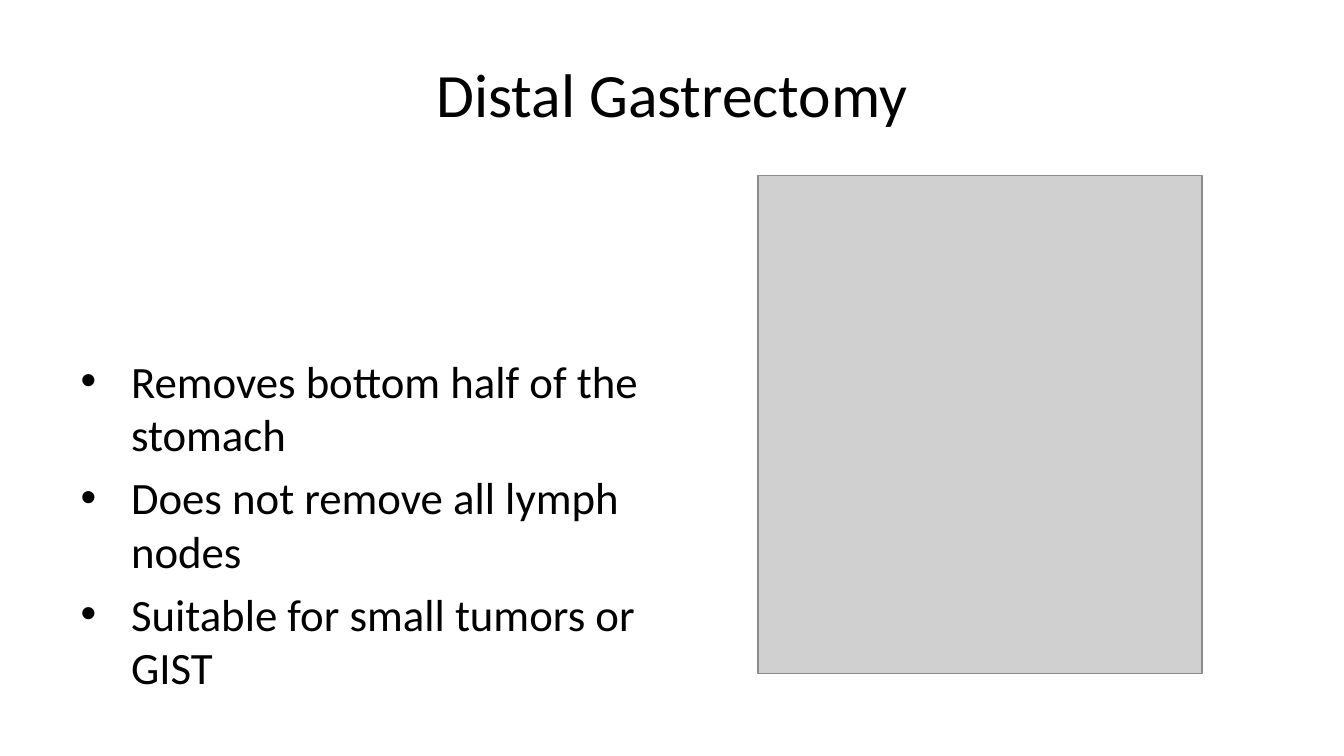
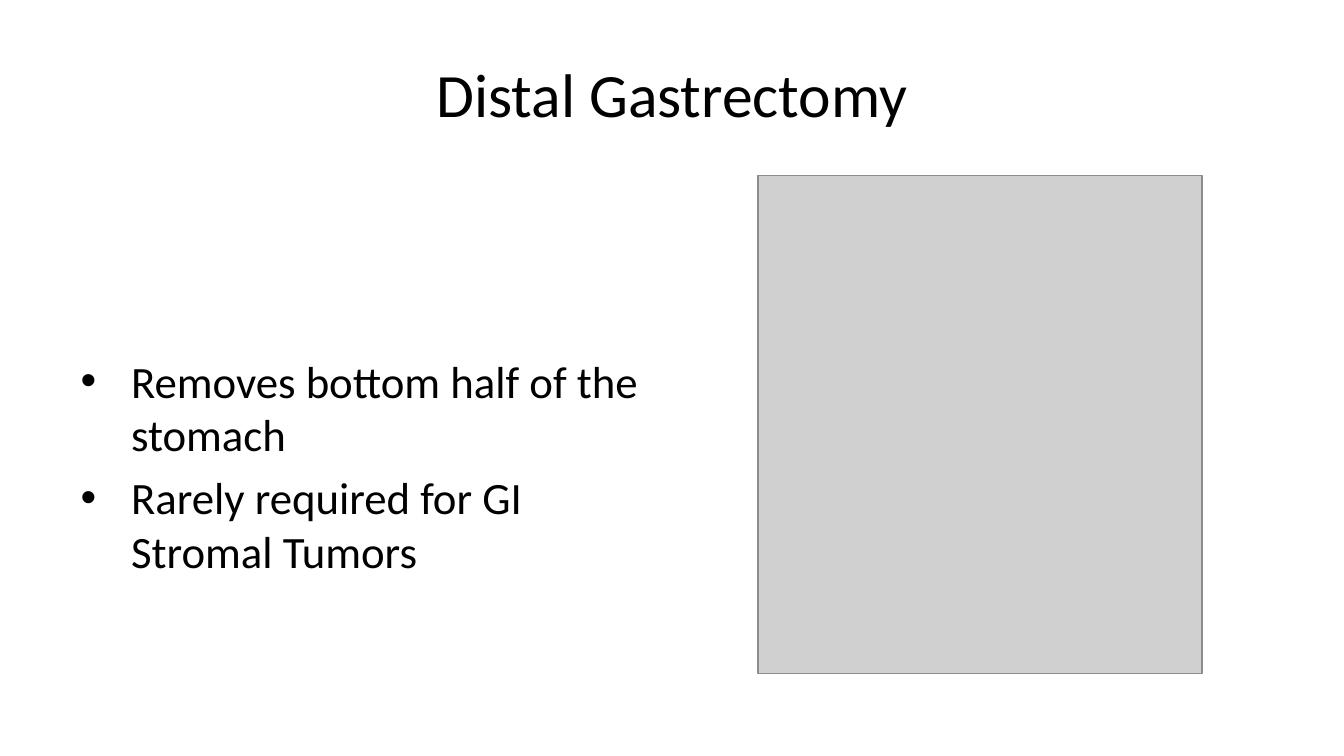
Before and after one commit to jcsalo/patient_education, a slide deck: slide 8 of lci_gist.pptx (slide 7 before the commit). Drawn at 1344x756 pixels with LibreOffice and Linux fonts; fonts in the diff are those of the drawing; grey boxes stand for pictures. Boxes give left, top, right and bottom in pixels: in the first picture for what was removed or moved away, otherwise in the second. Text is boxed around its words. In the diff, an @@ line names an element or a change of style, - is before the commit and + after.

```diff
--- a/lci_gist.pptx
+++ b/lci_gist.pptx
@@ text at (x1=131, y1=483, x2=522, y2=569): text changed @@
-• Does not remove all lymph nodes
-• Suitable for small tumors or GIST
+• Rarely required for GI Stromal Tumors
```
Also in this commit, not shown: 5 other slides changed, 3 slides added, 3 slides removed, 50 other files.
